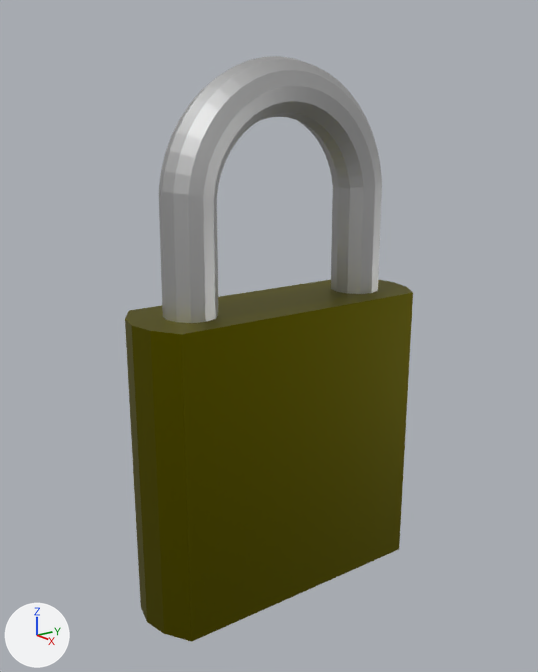
An edit to the Blender file assets/padlock1.blend, drawn before and after from the same camera.
Both versions are drawn from a camera (50 mm lens) standing at (1.5, -2.82, 2.84) and looking at (-2.36, -0.06, 1.48). The axes (+X, +Y, +Z) are drawn at lower left. The lights are the same throughout.
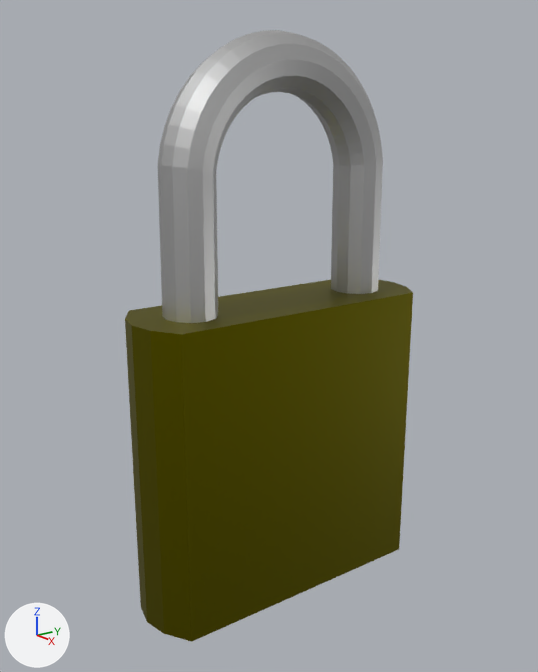
Location of each change, (x1, y1, x2, y2) in pixels of the pictures (538 x 672 px):
'Torus', moved: before (159, 56, 382, 323); after (158, 30, 383, 323)

The edits, one by one:
Object 'Torus' (ob_torus) moves from (-2.34, 0.0, 2.352) to (-2.34, 0.0, 2.495).
